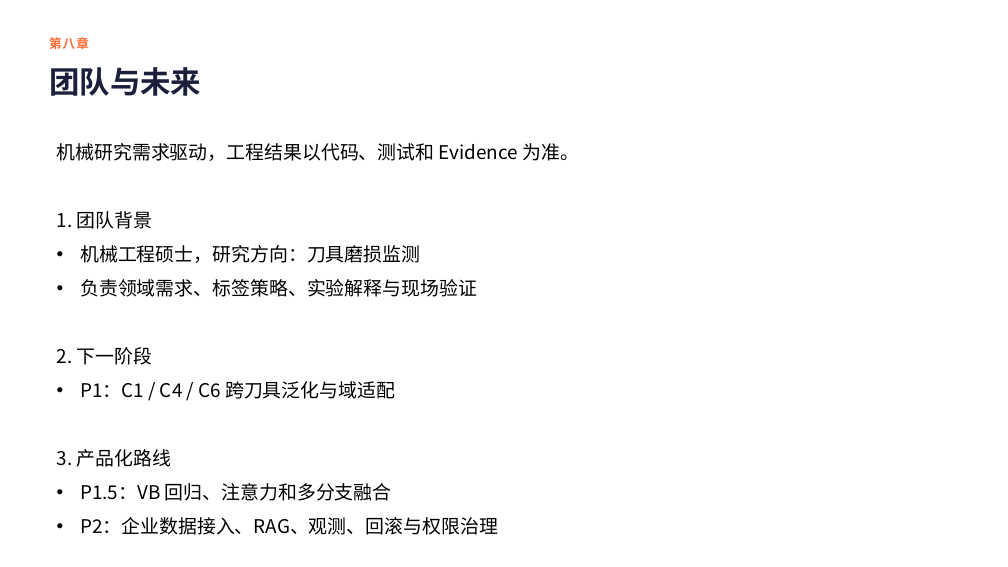
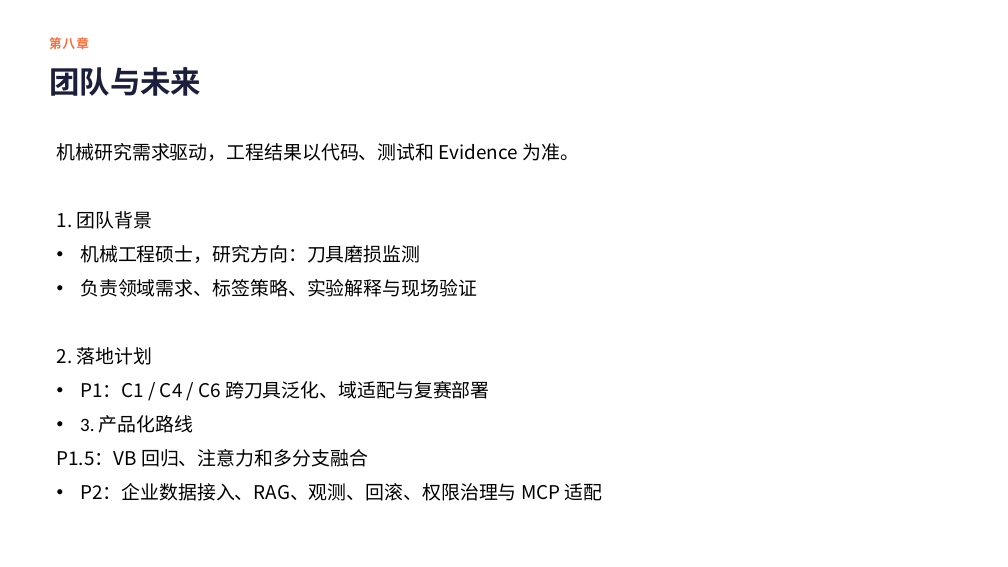
Before and after one commit to season-yy/ToolWear_agent, a slide deck: slide 19 of docs/submission/刃知-AgentTeams-初赛方案.pptx. Drawn at 1008x567 pixels with LibreOffice and Linux fonts; fonts in the diff are those of the drawing. Boxes give left, top, right and bottom in pixels: in the first picture for what was removed or moved away, otherwise in the second. Text is boxed around its words. In the diff, an @@ line names an element or a change of style, - is before the commit and + after.

```diff
--- a/docs/submission/刃知-AgentTeams-初赛方案.pptx
+++ b/docs/submission/刃知-AgentTeams-初赛方案.pptx
@@ text at [57,347,490,399]: text changed @@
-2. 下一阶段
-• P1：C1 / C4 / C6 跨刀具泛化与域适配
+2. 落地计划
+• P1：C1 / C4 / C6 跨刀具泛化、域适配与复赛部署
@@ text at [57,415,368,467]: font Noto Sans CJK SC to Calibri in "3. 产品化路线"; bullet none to •; bullet • to none @@
@@ text at [80,483,603,501]: text changed @@
-• P2：企业数据接入、RAG、观测、回滚与权限治理
+• P2：企业数据接入、RAG、观测、回滚、权限治理与 MCP 适配
```
Also in this commit, not shown: 5 other slides changed, 12 other files.
